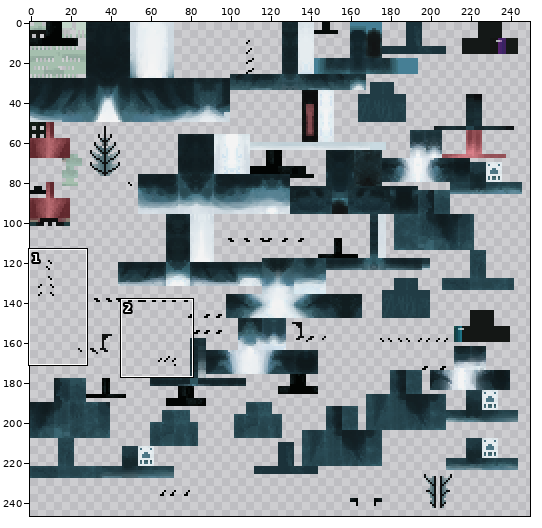
Sprite sheet, stored at src/main/resources/assets/dragonsurvival/textures/dragon/sea_newborn.png. The picture above shows the old version from afar; the outline marks the close-up.
Close-up. The starting point:
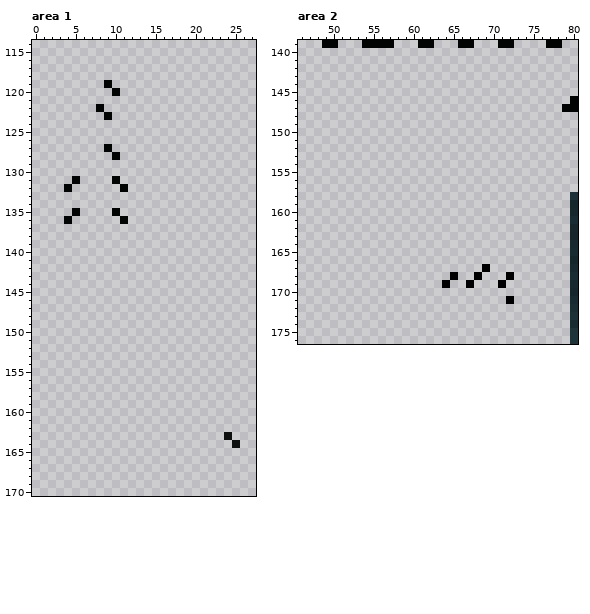
The file is 256x256 pixels. Shown: area 1: x 0..27, y 114..170; area 2: x 46..80, y 139..176. The wide view leaves out empty margins. The commit also changed other parts of the picture, which this record leaves out.
New version:
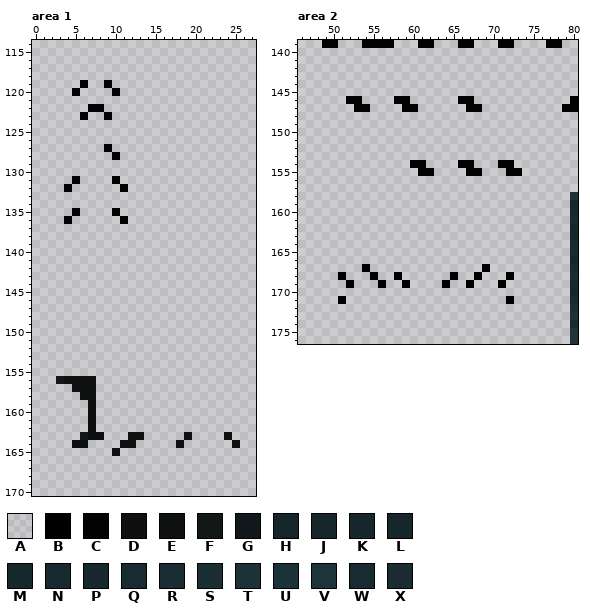
Palette (. is transparent): A #00000004  B #000000  C #020403  D #0f0f10  E #0f1010  F #121718  G #12191d  H #15252a  J #16262b  K #16262c  L #16272c  M #17282d  N #182a2f  P #17292f  Q #182b30  R #1a2d33  S #1a2e33  T #1c3238  U #1c3239  V #1d343b  W #192b32  X #192c33
Changes in this commit:
Area 1:
Colour C now appears in row 119 at x 6; in row 120 at x 5; in row 122 at x 7; in row 123 at x 6.
Colour D now appears in rows 159 to 162 at x 7; in row 163 at x 7 to 8; in row 164 at x 5 to 6.
Colour E now appears in row 156 at x 4 to 7; in row 157 at x 5 to 7; in row 158 at x 6 to 7; in row 163 at x 12 to 13 and 19; in row 164 at x 11 to 12 and 18; in row 165 at x 10.
Colour F now appears in row 156 at x 3.
Colour G now appears in row 163 at x 6.
Area 2:
Colour B now appears in row 167 at x 54; in row 168 at x 51, 55 and 58; in row 169 at x 52, 56 and 59; in row 171 at x 51.
Colour C now appears in row 146 at x 52 to 53, 58 to 59 and 66 to 67; in row 147 at x 53 to 54, 59 to 60 and 67 to 68; in row 154 at x 60 to 61, 66 to 67 and 71 to 72; in row 155 at x 61 to 62, 67 to 68 and 72 to 73.
Pixel boxes of the changes (left, top, right, bottom) in both close-ups:
added: (72, 80, 96, 120)
added: (56, 376, 144, 456)
added: (176, 432, 192, 448)
added: (346, 96, 370, 112)
added: (394, 96, 418, 112)
added: (458, 96, 482, 112)
added: (410, 160, 522, 176)
added: (338, 264, 410, 304)
